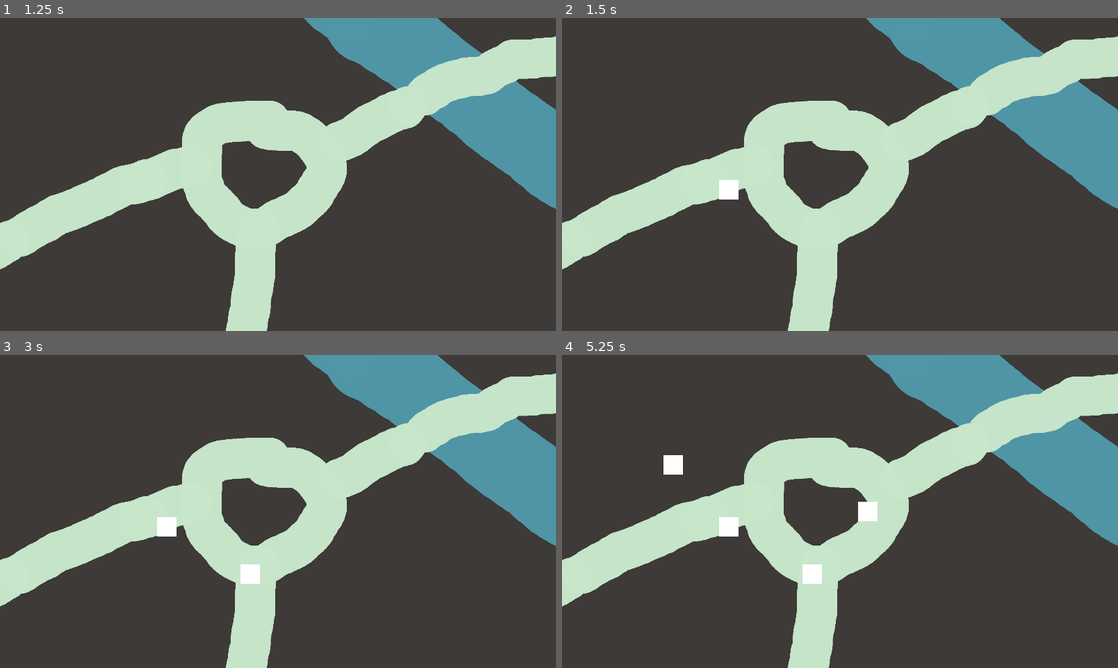
Above: before the commit, frames 1-4 (two rows, left to right).
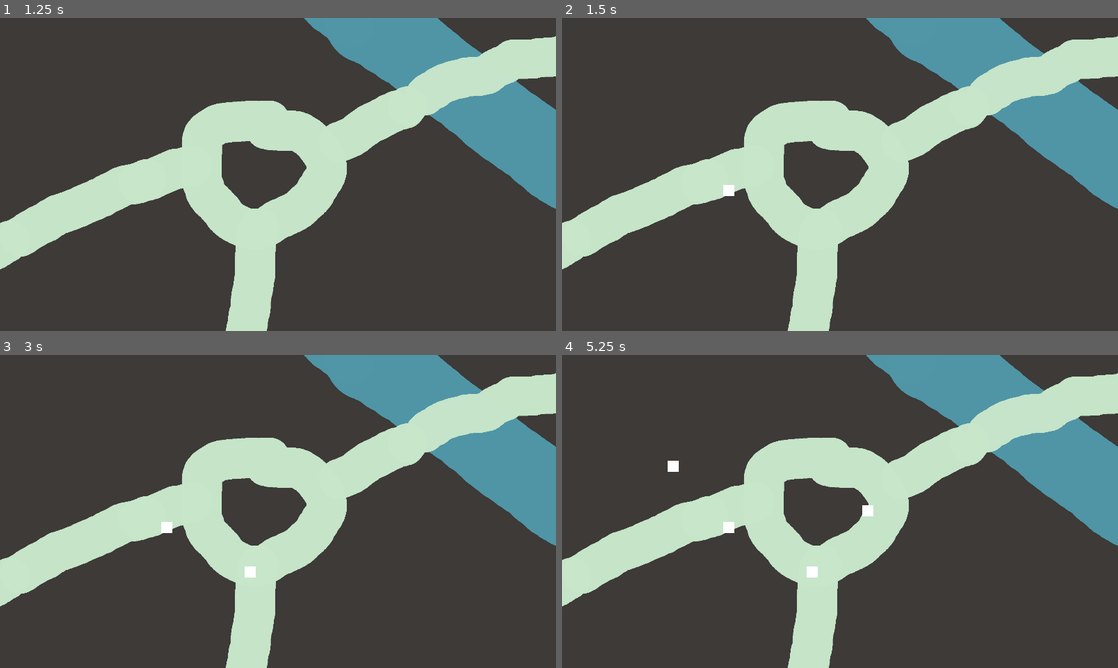
Above: after the commit, the same moments.

Repository: Ayfri/Cat-aclysm-Claw-of-the-Dead
Game: Godot game, scene res://scenes/map.tscn
Two runs of this game, one before a commit and one after it. Both use one fixed random seed, a clock stepped at 60 frames per second and the inputs below.
Inputs (mouse positions are in pixels of both pictures, inside the frame that each line leads up to):
- Up to frame 1 (1.25 s): tap Enter at 0.5 s; move the mouse to (400, 158) at 0.52 s; click (400, 158) at 0.6 s
- Up to frame 2 (1.5 s): tap Space (Change Map Editing Mode) at 1.25 s; move the mouse to (728, 190) at 1.27 s; click (728, 190) at 1.35 s
- Up to frame 3 (3 s): tap Enter at 2 s; move the mouse to (333, 442) at 2.02 s; click (333, 442) at 2.1 s; tap Space (Change Map Editing Mode) at 2.75 s; move the mouse to (250, 574) at 2.77 s; click (250, 574) at 2.85 s
- Up to frame 4 (5.25 s): tap Enter at 3.5 s; move the mouse to (1006, 558) at 3.52 s; click (1006, 558) at 3.6 s; tap Space (Change Map Editing Mode) at 4.15, 5 s; move the mouse to (673, 464) at 4.27 s; click (673, 464) at 4.35 s; move the mouse to (867, 511) at 5.02 s; click (867, 511) at 5.1 s

Frame 1 is identical in both runs. In frame 2, 0.1% of the frame differs, in the area x 28-32%, y 51-58%; in frame 3, 0.3%; in frame 4, 0.6%, in the area x 18-57%, y 32-74%.

Commit message:
feat(map): Start displaying grid when placing towers.

Diff:
--- /dev/null
+++ b/assets/scripts/globals.gd
@@ -0,0 +1,3 @@
+extends Node
+
+@export var tileSize = 16;
--- /dev/null
+++ b/assets/scripts/grid.gd
@@ -0,0 +1,30 @@
+extends TextureRect
+
+
+var rectSize: Vector2;
+var rows: int;
+var columns: int;
+var fg := Color.GRAY;
+
+func _init() -> void:
+	var viewport = get_viewport_rect().size;
+	rectSize = viewport;
+	rows = viewport.x / Globals.tileSize;
+	columns = viewport.y/ Globals.tileSize;
+
+func _draw() -> void:
+	print("drawing");
+	var w = rectSize.x;
+	var h = rectSize.y;
+	var cw = w/columns; #cell width
+	var ch = h/rows; #cell height
+	for row in range(1,rows, 2):
+		var y = ch*row+(ch*0.5);
+		draw_line( Vector2(0,y), Vector2(w,y), fg, ch );
+
+	for column in range(1,columns, 2):
+		var x = cw*column+(cw*0.5);
+		draw_line( Vector2(x,0), Vector2(x,h), fg, cw );
+
+func _process(delta: float) -> void:
+	_draw();
--- a/assets/scripts/map.gd
+++ b/assets/scripts/map.gd
@@ -4,8 +4,11 @@
 const TowerScene := preload("res://scenes/preview_tower.tscn");
 
 @export @onready var editing := false;
-@onready var sprites: Array[PreviewTower] = [];
 @onready var editingSprite: PreviewTower;
+
+
+
+
 
 func _process(_delta: float) -> void:
 	map_editing();
@@ -17,8 +20,9 @@
 	if event is InputEventMouseMotion:
 		var sprite := get_positioning_sprite();
 		sprite.position = event.position;
+		sprite.snap_position_to_grid();
 		var collision := sprite.move_and_collide(Vector2(), true);
-		sprite.isValidPlacement = !(collision && collision.get_collider().is_class(sprite.get_class()));
+		sprite.isValidPlacement = !(collision && collision.get_collider() is PreviewTower);
 
 func map_editing() -> void:
 	if editing:
@@ -37,8 +41,8 @@
 			editingSprite = TowerScene.instantiate() as PreviewTower;
 			editingSprite.isPreview = true;
 			editingSprite.position = get_viewport().get_mouse_position();
+			editingSprite.snap_position_to_grid();
 			Input.set_mouse_mode(Input.MOUSE_MODE_HIDDEN);
-			sprites.append(editingSprite);
 			add_child(editingSprite);
 
 func get_positioning_sprite() -> PreviewTower:
--- a/assets/scripts/preview_tower.gd
+++ b/assets/scripts/preview_tower.gd
@@ -1,4 +1,4 @@
-extends CharacterBody2D;
+extends StaticBody2D;
 class_name PreviewTower;
 
 @onready @export var isPreview: bool = false:
@@ -14,3 +14,6 @@
 func _set_isValidPlacement(value: bool) -> void:
 	modulate =  Color(1, 1, 1, modulate.a) if value else Color(.8, .2, .2, modulate.a);
 	isValidPlacement = value;
+
+func snap_position_to_grid() -> void:
+	position = position.snapped(Vector2.ONE * Globals.tileSize);
--- a/assets/scripts/tower.gd
+++ /dev/null
@@ -1,16 +0,0 @@
-extends CharacterBody2D;
-class_name PreviewTower;
-
-@onready @export var isPreview: bool = false:
-	set = _set_preview;
-
-@onready @export var isValidPlacement: bool = true:
-	set = _set_isValidPlacement;
-
-func _set_preview(value: bool) -> void:
-	modulate.a = .6 if value else 1.0
-	isPreview = value;
-
-func _set_isValidPlacement(value: bool) -> void:
-	modulate =  Color(1, 1, 1, modulate.a) if value else Color(.8, .2, .2, modulate.a);
-	isValidPlacement = value;
--- a/project.godot
+++ b/project.godot
@@ -15,8 +15,14 @@
 config/features=PackedStringArray("4.0", "Forward Plus")
 config/icon="res://icon.svg"
 
+[autoload]
+
+Globals="*res://assets/scripts/globals.gd"
+
 [display]
 
+window/size/viewport_width=1600
+window/size/viewport_height=900
 window/stretch/mode="canvas_items"
 
 [input]
--- a/scenes/map.tscn
+++ b/scenes/map.tscn
@@ -1,14 +1,15 @@
-[gd_scene load_steps=3 format=3 uid="uid://8yoixb3o7cfq"]
+[gd_scene load_steps=4 format=3 uid="uid://8yoixb3o7cfq"]
 
 [ext_resource type="Texture2D" uid="uid://cw60trsh3e7ig" path="res://assets/sprites/maps/debug.png" id="1_n32os"]
 [ext_resource type="Script" path="res://assets/scripts/map.gd" id="1_uwg4q"]
+[ext_resource type="Script" path="res://assets/scripts/grid.gd" id="3_p51gx"]
 
 [node name="Map" type="Node2D"]
 script = ExtResource("1_uwg4q")
 
 [node name="Sprite2D" type="Sprite2D" parent="."]
-position = Vector2(576, 324)
-scale = Vector2(0.6, 0.6)
+position = Vector2(800, 450)
+scale = Vector2(0.833333, 0.833333)
 texture = ExtResource("1_n32os")
 
 [node name="Camera2D" type="Camera2D" parent="."]
@@ -20,3 +21,8 @@
 
 [node name="EnnemyEnd" type="Marker2D" parent="."]
 position = Vector2(1127, 78)
+
+[node name="TextureRect" type="TextureRect" parent="."]
+offset_right = 40.0
+offset_bottom = 40.0
+script = ExtResource("3_p51gx")
--- a/scenes/preview_tower.tscn
+++ b/scenes/preview_tower.tscn
@@ -1,20 +1,25 @@
-[gd_scene load_steps=3 format=3 uid="uid://hs2o3dhkikgx"]
+[gd_scene load_steps=3 format=3 uid="uid://bxnhyjdjocpg8"]
 
-[ext_resource type="Script" path="res://assets/scripts/tower.gd" id="1_uxd61"]
+[ext_resource type="Script" path="res://assets/scripts/preview_tower.gd" id="1_ujffx"]
 
-[sub_resource type="RectangleShape2D" id="RectangleShape2D_shqa7"]
-size = Vector2(45.25, 44.75)
+[sub_resource type="RectangleShape2D" id="RectangleShape2D_o4fsx"]
+size = Vector2(30, 30)
 
-[node name="Tower" type="CharacterBody2D"]
-script = ExtResource("1_uxd61")
+[node name="Tower" type="StaticBody2D"]
+script = ExtResource("1_ujffx")
 
 [node name="ColorRect" type="ColorRect" parent="."]
-offset_left = -20.0
-offset_top = -20.0
-offset_right = 20.0
-offset_bottom = 20.0
+custom_minimum_size = Vector2(32, 32)
+anchors_preset = 8
+anchor_left = 0.5
+anchor_top = 0.5
+anchor_right = 0.5
+anchor_bottom = 0.5
+grow_horizontal = 2
+grow_vertical = 2
 
 [node name="CollisionShape2D" type="CollisionShape2D" parent="."]
-shape = SubResource("RectangleShape2D_shqa7")
+shape = SubResource("RectangleShape2D_o4fsx")
+one_way_collision_margin = 0.0
 
 [node name="Camera2D" type="Camera2D" parent="."]
